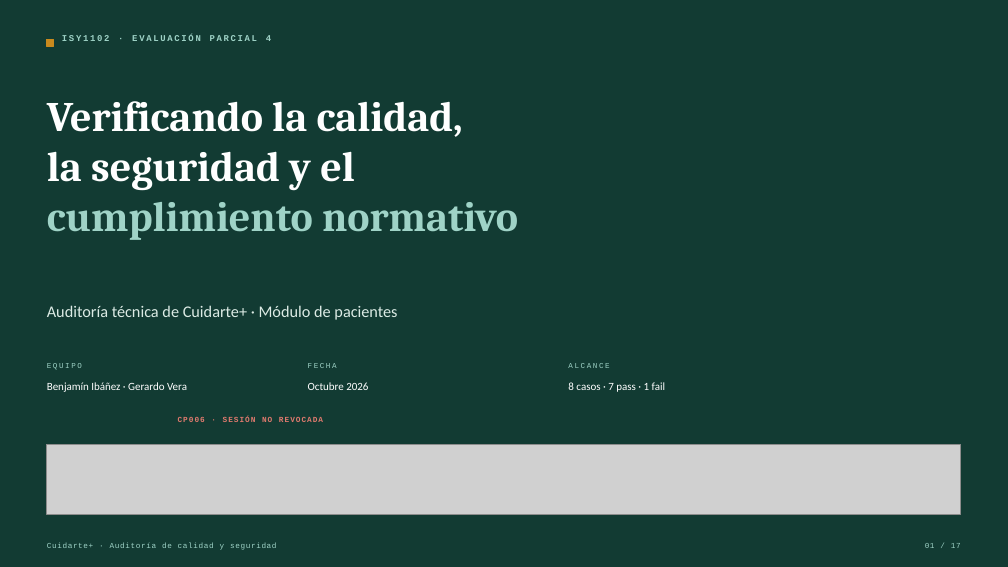
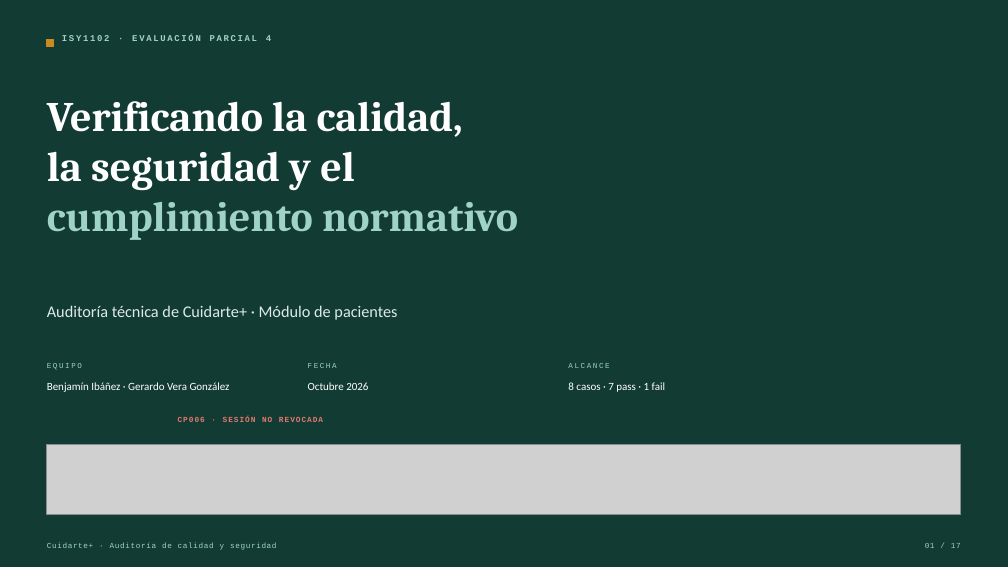
Before and after one commit to beibanezv/cuidarte-plus-calidad-seguridad-isy1102, a slide deck: slide 1 of Material y actividades en clases/Evaluacion 2/Entregables/Presentacion_EP4_Cuidarte.pptx. Drawn at 1008x567 pixels with LibreOffice and Linux fonts; fonts in the diff are those of the drawing; grey boxes stand for pictures. Boxes give left, top, right and bottom in pixels: in the first picture for what was removed or moved away, otherwise in the second. Text is boxed around its words. In the diff, an @@ line names an element or a change of style, - is before the commit and + after.

```diff
--- a/Material y actividades en clases/Evaluacion 2/Entregables/Presentacion_EP4_Cuidarte.pptx
+++ b/Material y actividades en clases/Evaluacion 2/Entregables/Presentacion_EP4_Cuidarte.pptx
@@ text at [47, 382, 230, 392]: text changed @@
-Benjamín Ibáñez · Gerardo Vera
+Benjamín Ibáñez · Gerardo Vera González
```
Also in this commit, not shown: 7 other slides changed, 2 other files.
